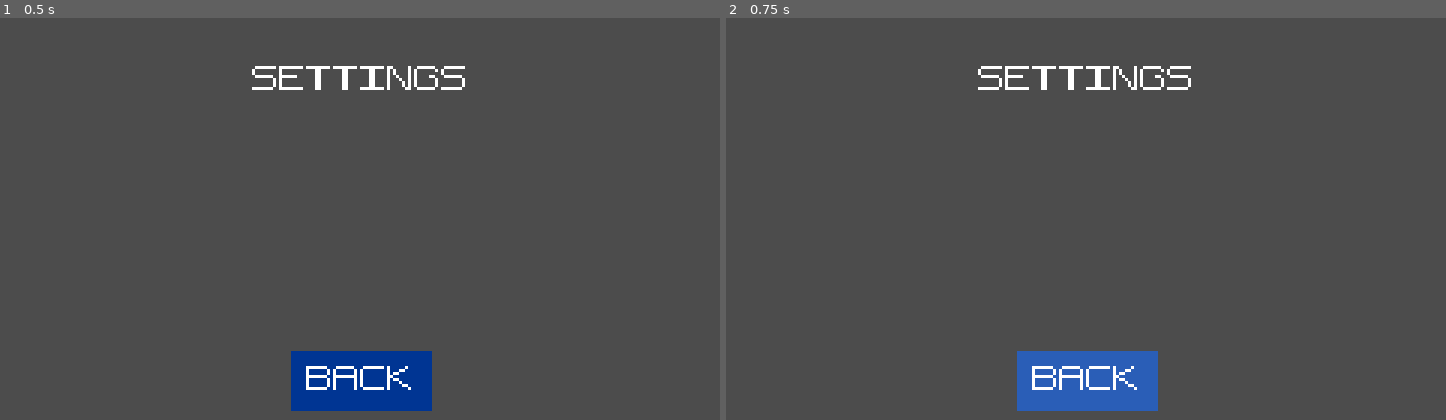
Above: before the commit, frames 1-2 (left to right).
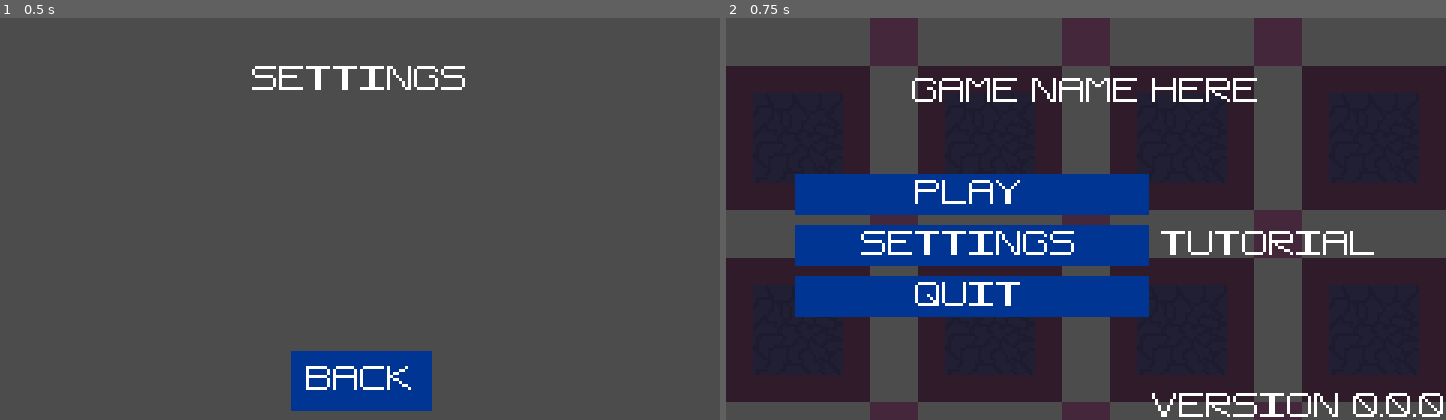
Above: after the commit, the same moments.

Repository: CMDR-Piboy314/Ludum-Dare-51
Game: Godot game, scene res://scn/UI/settingsMenu.tscn
Same seed, same stepped clock (60 frames per second), same inputs: the game is played once before the commit and once after it. This scene is started directly instead of the project's main scene.
Inputs:
- Up to frame 1 (0.5 s): no input
- Up to frame 2 (0.75 s): click "Back" at 0.5 s

Frame 1 is identical in both runs. In frame 2, 71% of the frame differs, in the area x 0-100%, y 0-100%.

Commit message:
Back button now works

Diff:
--- a/scn/UI/settingsMenu.tscn
+++ b/scn/UI/settingsMenu.tscn
@@ -75,4 +75,4 @@
 size_flags_vertical = 3
 alignment = 1
 
-[connection signal="pressed" from="BackBtn" to="BackBtn" method="_on_BackBtn2_pressed"]
+[connection signal="pressed" from="BackBtn" to="BackBtn" method="_on_BackBtn_pressed"]
--- a/src/ui/BackBtn.gd
+++ b/src/ui/BackBtn.gd
@@ -2,7 +2,3 @@
 
 func _on_BackBtn_pressed():
 	var _trash = get_tree().change_scene("res://scn/UI/mainMenu.tscn")
-
-
-func _on_BackBtn2_pressed():
-	pass # Replace with function body.
